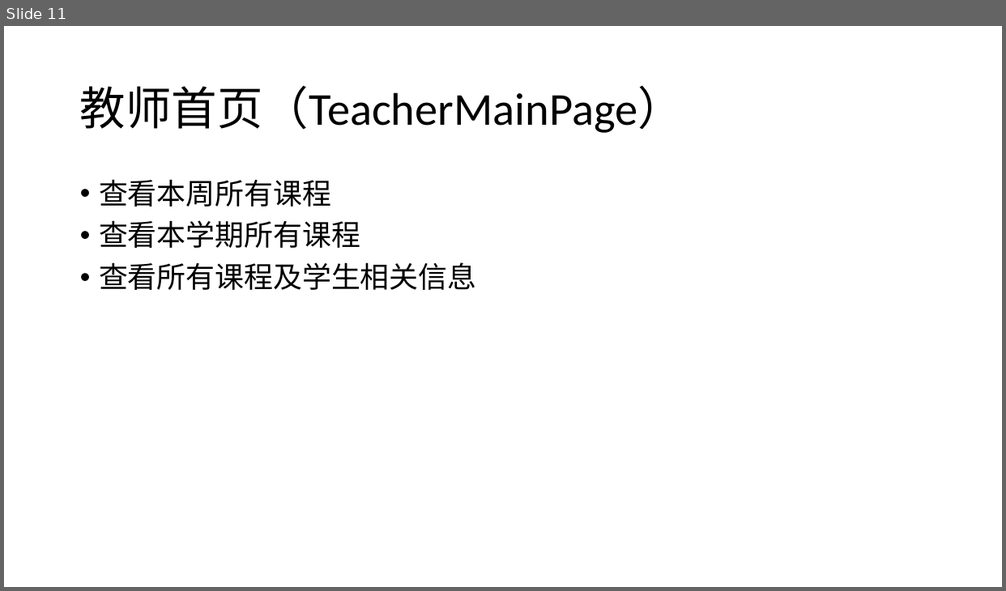
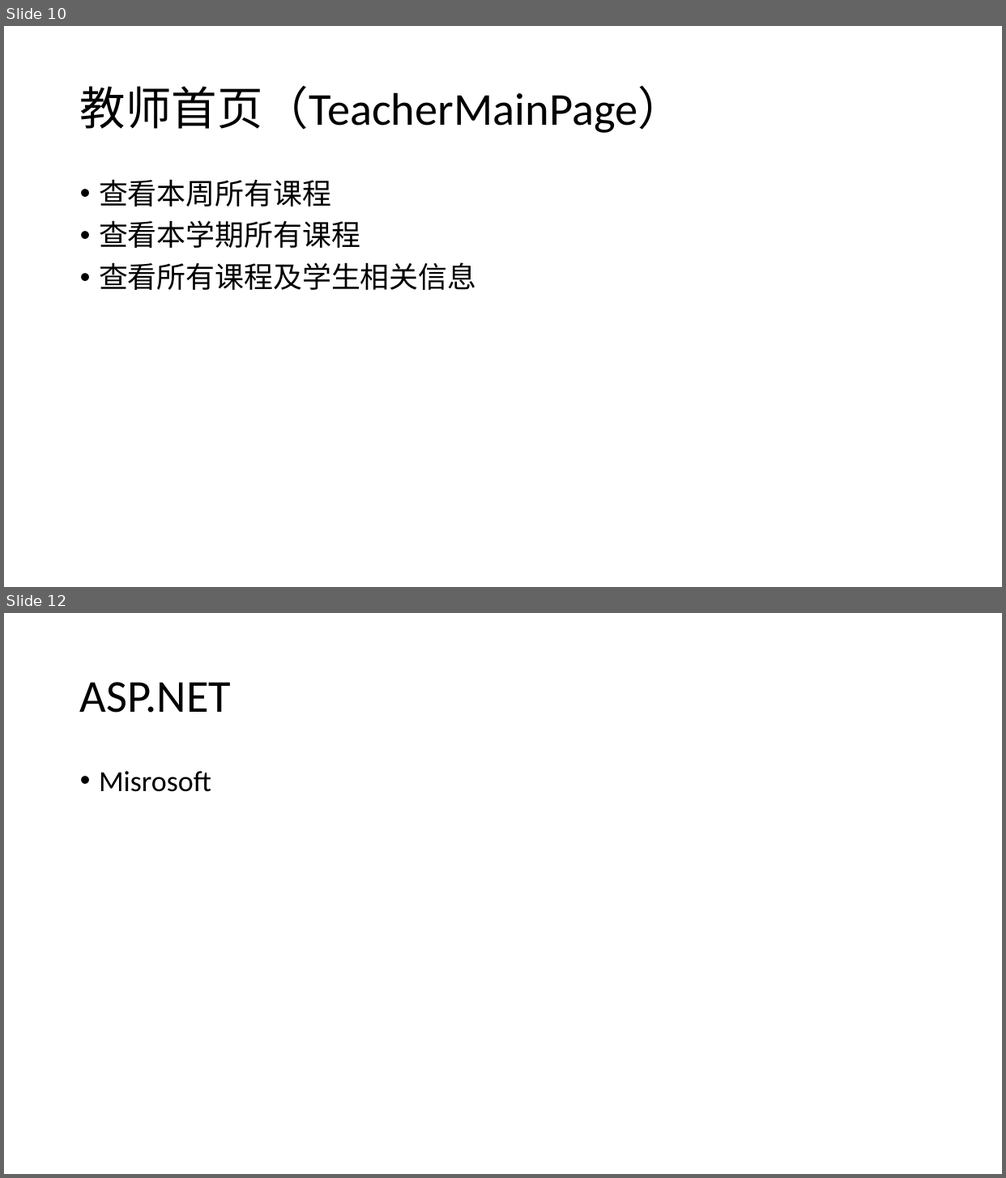
Before and after one commit to Ericwonne/GraduationProject, a slide deck: GradutionProject/App_Data/答辩PPT.pptx. Shown one above the other, each under a label of ours: slide 11 before the commit, slides 10 and 12 after it; the slides between them are not shown. The pictures are 1006x591 and 1006x1178 pixels, drawn with LibreOffice and Linux fonts; fonts in the diff are those of the drawing. Boxes give left, top, right and bottom in pixels: in the first picture for what was removed or moved away, otherwise in the second. Text is boxed around its words. In the diff, an @@ line names an element or a change of style, - is before the commit and + after.

```diff
--- a/GradutionProject/App_Data/答辩PPT.pptx
+++ b/GradutionProject/App_Data/答辩PPT.pptx
@@ slide 12 added at (x1=4, y1=613, x2=1002, y2=1174), background #FFFFFF @@
@@ title added at (x1=80, y1=682, x2=231, y2=713), 44 pt, text #000000 @@
+ASP.NET
@@ text added at (x1=99, y1=771, x2=211, y2=792), 28 pt, text #000000 @@
+• Misrosoft
@@ what was slide 11 is now slide 10 @@
```
Also in this commit, not shown: 1 slide changed, 3 other slides added, 1 slide removed.
